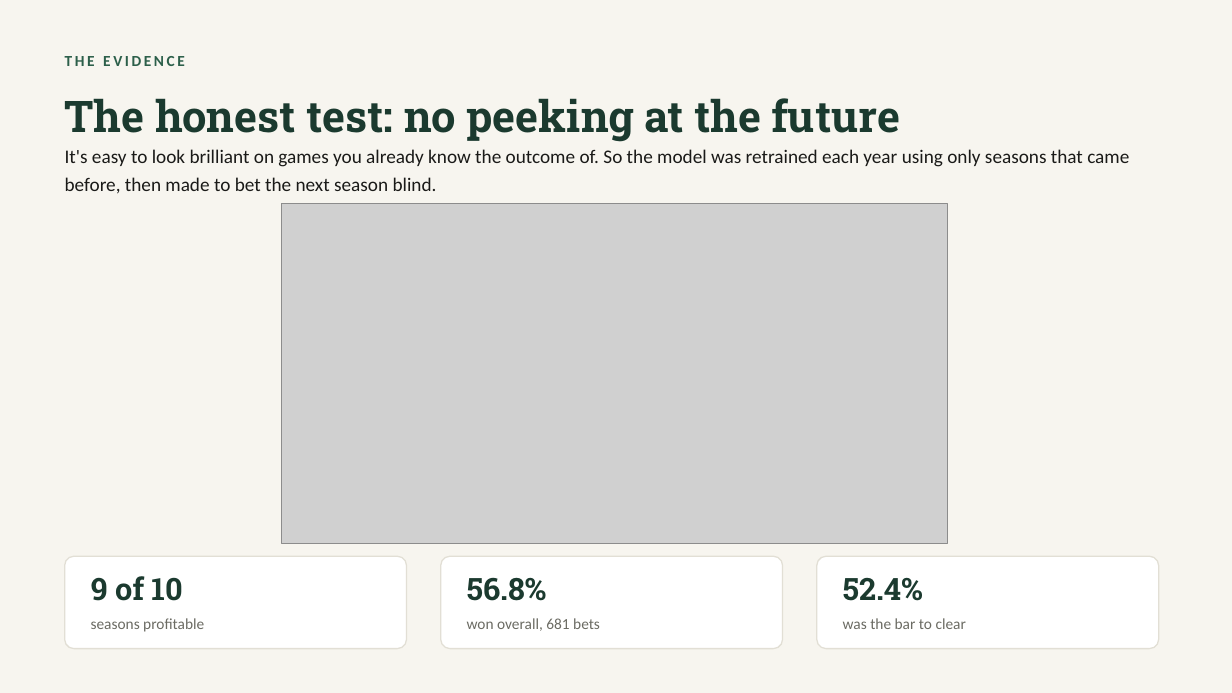
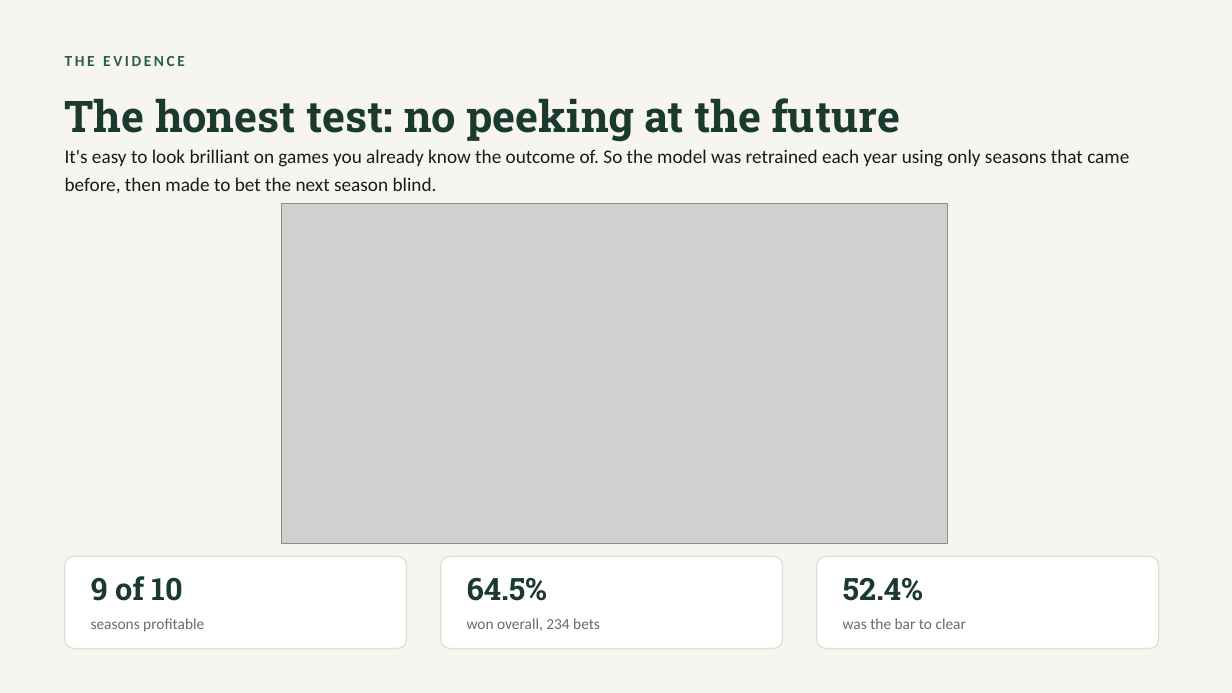
Before and after one commit to bmckelvey11/over-zero, a slide deck: slide 10 of docs/floor-bias-strategy.pptx. Drawn at 1232x693 pixels with LibreOffice and Linux fonts; fonts in the diff are those of the drawing; grey boxes stand for pictures. Boxes give left, top, right and bottom in pixels: in the first picture for what was removed or moved away, otherwise in the second. Text is boxed around its words. In the diff, an @@ line names an element or a change of style, - is before the commit and + after.

```diff
--- a/docs/floor-bias-strategy.pptx
+++ b/docs/floor-bias-strategy.pptx
@@ text at (467,577,547,601): text changed @@
-56.8%
+64.5%
@@ text at (467,618,600,631): text changed @@
-won overall, 681 bets
+won overall, 234 bets
```
Also in this commit, not shown: 8 other slides changed, 2 other files.
